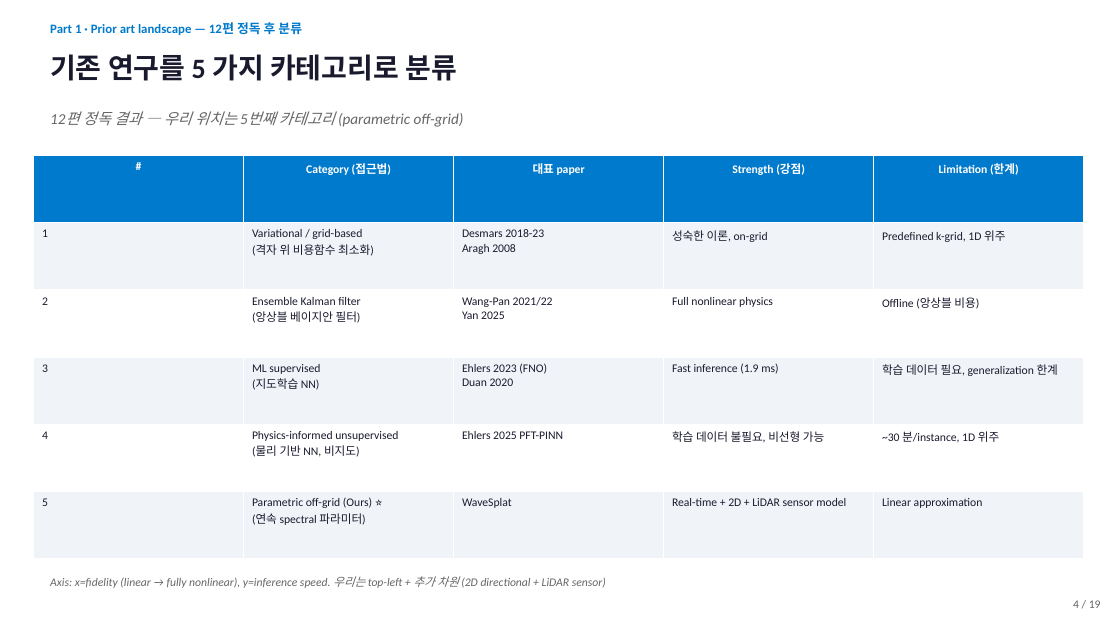
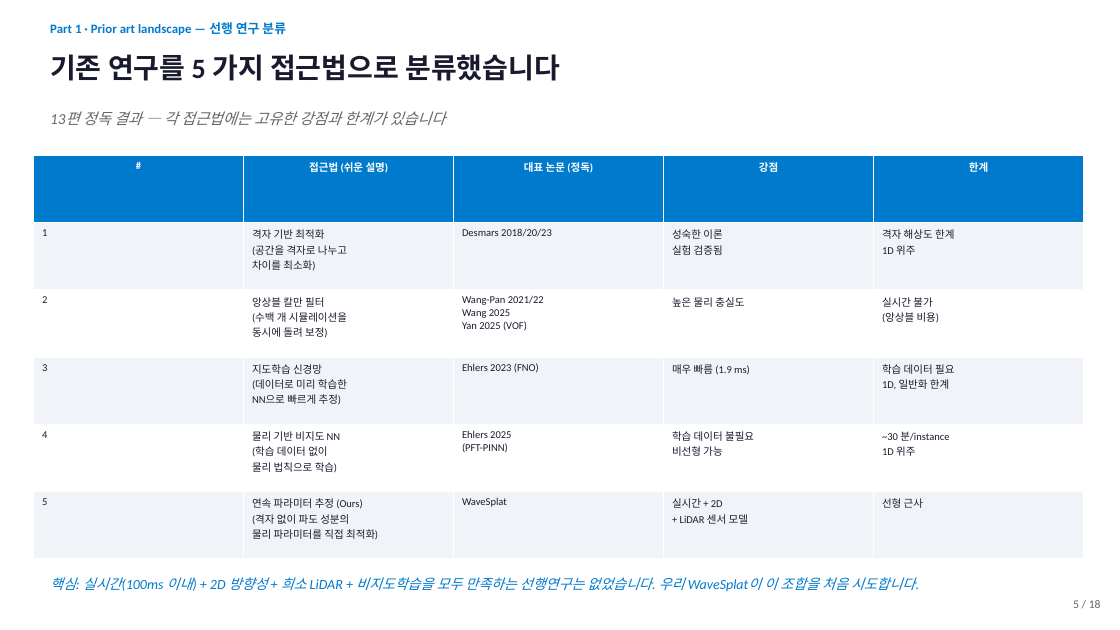
Before and after one commit to SAEYONGPARK94/wavesplat, a slide deck: slide 5 of wavesplat/docs/labmeeting_2026_05_13.pptx (slide 4 before the commit). Drawn at 1120x630 pixels with LibreOffice and Linux fonts; fonts in the diff are those of the drawing. Boxes give left, top, right and bottom in pixels: in the first picture for what was removed or moved away, otherwise in the second. Text is boxed around its words. In the diff, an @@ line names an element or a change of style, - is before the commit and + after.

```diff
--- a/wavesplat/docs/labmeeting_2026_05_13.pptx
+++ b/wavesplat/docs/labmeeting_2026_05_13.pptx
@@ text at bbox=[50, 22, 286, 35]: text changed @@
-Part 1 · Prior art landscape — 12편 정독 후 분류
+Part 1 · Prior art landscape — 선행 연구 분류
@@ text at bbox=[50, 54, 560, 81]: text changed @@
-기존 연구를 5 가지 카테고리로 분류
+기존 연구를 5 가지 접근법으로 분류했습니다
@@ text at bbox=[83, 111, 446, 126]: text changed @@
-12편 정독 결과 — 우리 위치는 5번째 카테고리 (parametric off-grid)
+13편 정독 결과 — 각 접근법에는 고유한 강점과 한계가 있습니다
@@ table at bbox=[34, 155, 1084, 559] @@
-row 1: # | Category (접근법) | 대표 paper | Strength (강점) | Limitation (한계)
+row 1: # | 접근법 (쉬운 설명) | 대표 논문 (정독) | 강점 | 한계
-row 2: 1 | Variational / grid-based (격자 위 비용함수 최소화) | Desmars 2018-23 Aragh 2008 | 성숙한 이론, on-grid | Predefined k-grid, 1D 위주
+row 2: 1 | 격자 기반 최적화 (공간을 격자로 나누고 차이를 최소화) | Desmars 2018/20/23 | 성숙한 이론 실험 검증됨 | 격자 해상도 한계 1D 위주
-row 3: 2 | Ensemble Kalman filter (앙상블 베이지안 필터) | Wang-Pan 2021/22 Yan 2025 | Full nonlinear physics | Offline (앙상블 비용)
+row 3: 2 | 앙상블 칼만 필터 (수백 개 시뮬레이션을 동시에 돌려 보정) | Wang-Pan 2021/22 Wang 2025 Yan 2025 (VOF) | 높은 물리 충실도 | 실시간 불가 (앙상블 비용)
-row 4: 3 | ML supervised (지도학습 NN) | Ehlers 2023 (FNO) Duan 2020 | Fast inference (1.9 ms) | 학습 데이터 필요, generalization 한계
+row 4: 3 | 지도학습 신경망 (데이터로 미리 학습한 NN으로 빠르게 추정) | Ehlers 2023 (FNO) | 매우 빠름 (1.9 ms) | 학습 데이터 필요 1D, 일반화 한계
-row 5: 4 | Physics-informed unsupervised (물리 기반 NN, 비지도) | Ehlers 2025 PFT-PINN | 학습 데이터 불필요, 비선형 가능 | ~30 분/instance, 1D 위주
+row 5: 4 | 물리 기반 비지도 NN (학습 데이터 없이 물리 법칙으로 학습) | Ehlers 2025 (PFT-PINN) | 학습 데이터 불필요 비선형 가능 | ~30 분/instance 1D 위주
-row 6: 5 | Parametric off-grid (Ours) ⭐ (연속 spectral 파라미터) | WaveSplat | Real-time + 2D + LiDAR sensor model | Linear approximation
+row 6: 5 | 연속 파라미터 추정 (Ours) (격자 없이 파도 성분의 물리 파라미터를 직접 최적화) | WaveSplat | 실시간 + 2D + LiDAR 센서 모델 | 선형 근사
@@ size 10 to 9 pt in "#", "1", "2", "3" and 3 more places @@
@@ text removed at bbox=[50, 576, 606, 588] @@
-Axis: x=fidelity (linear → fully nonlinear), y=inference speed. 우리는 top-left + 추가 차원 (2D directional + LiDAR sensor)
@@ text added at bbox=[50, 577, 915, 591], 12 pt, text #007ACC, italic @@
+핵심: 실시간(100ms 이내) + 2D 방향성 + 희소 LiDAR + 비지도학습을 모두 만족하는 선행연구는 없었습니다. 우리 WaveSplat이 이 조합을 처음 시도합니다.
@@ text at bbox=[1073, 600, 1101, 608]: text changed @@
-4 / 19
+5 / 18
```
Also in this commit, not shown: 16 other slides changed, 11 slides added, 8 slides removed, 14 other files.
